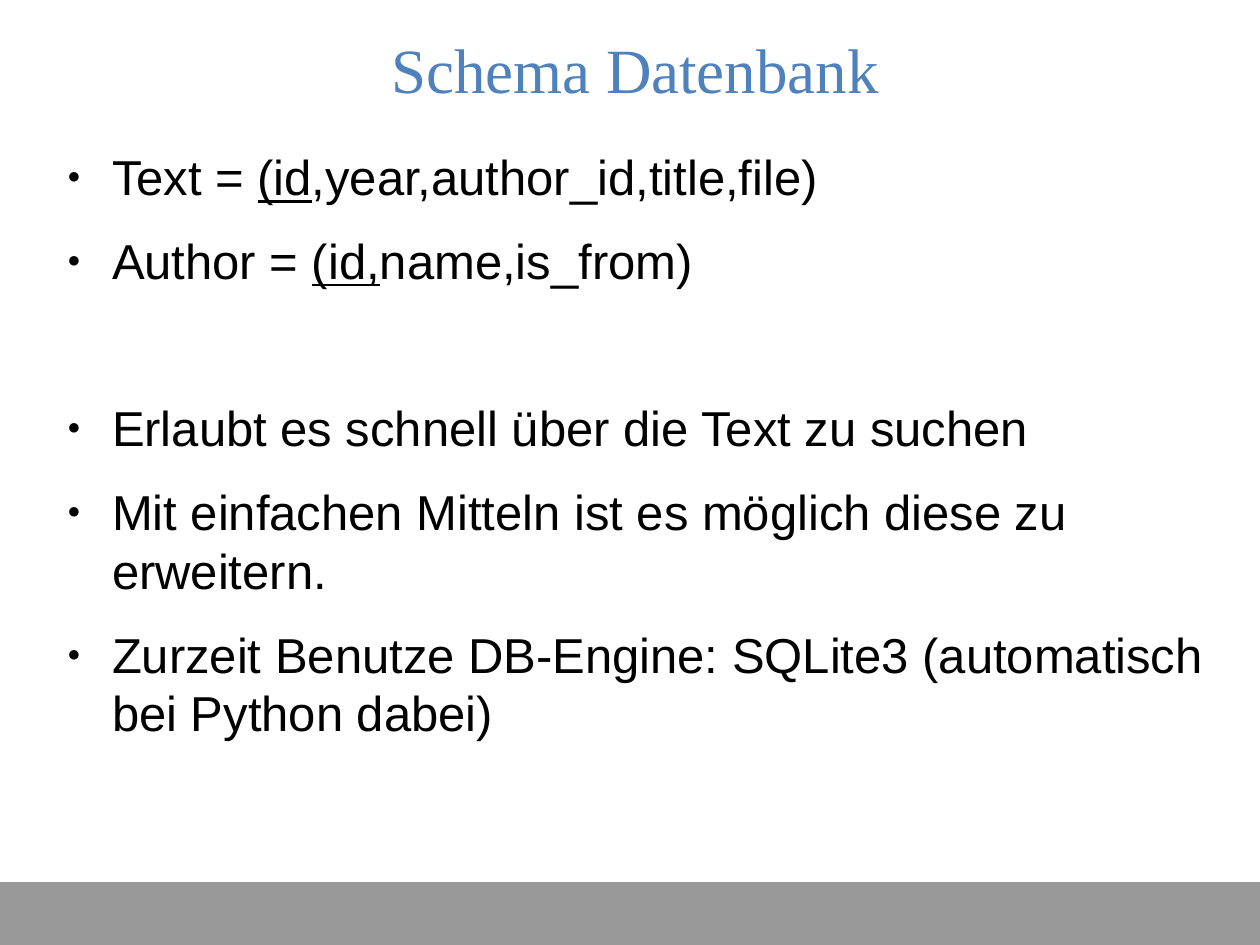
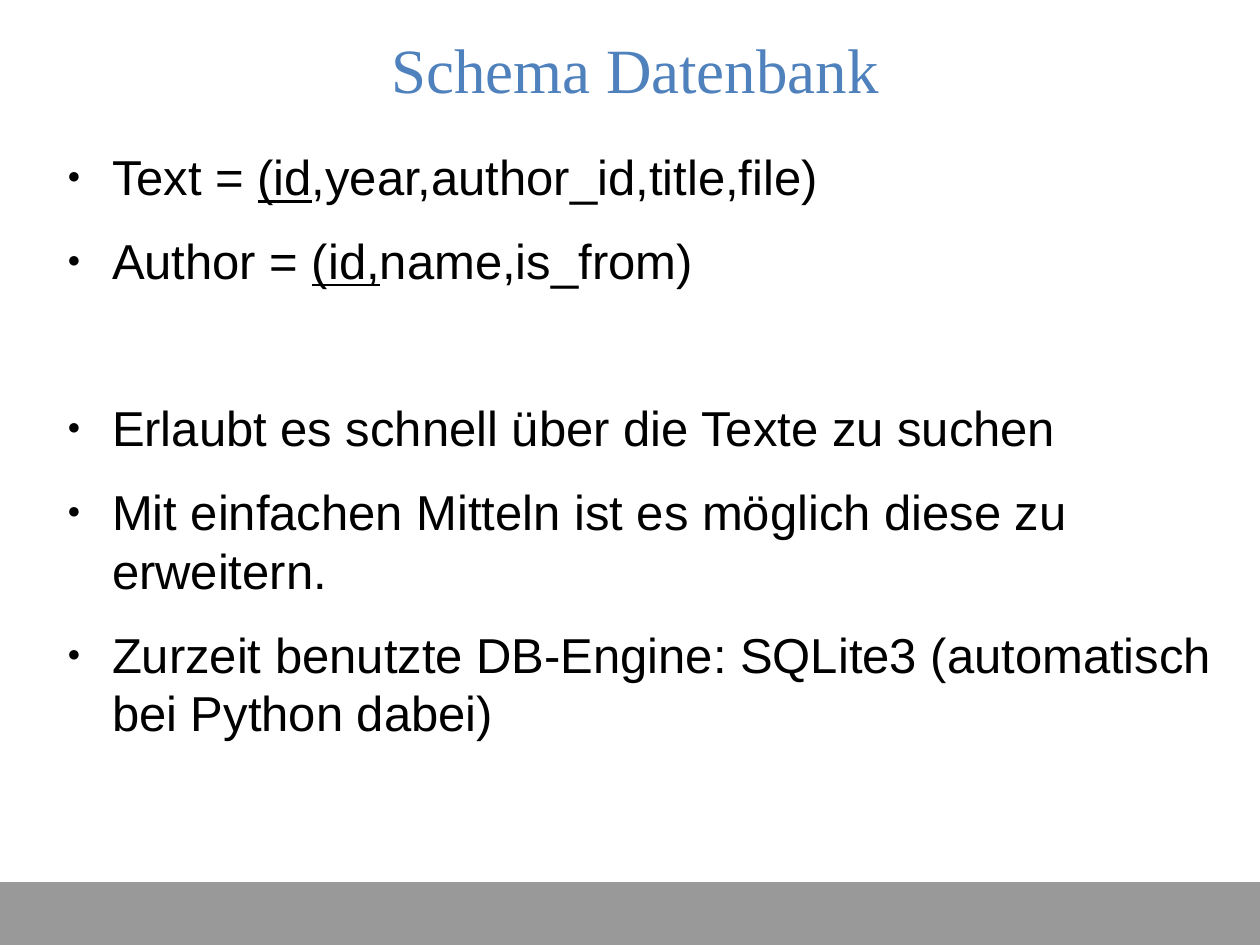
Before and after one commit to DHLeipzig-CurrentTopics-SS2014/shakespeare_project, a slide deck: slide 4 of presentation/thomas.odp. Drawn at 1260x945 pixels with LibreOffice and Linux fonts; fonts in the diff are those of the drawing. Boxes give left, top, right and bottom in pixels: in the first picture for what was removed or moved away, otherwise in the second. Text is boxed around its words. In the diff, an @@ line names an element or a change of style, - is before the commit and + after.

Commit message:
fixed some typos

```diff
--- a/presentation/thomas.odp
+++ b/presentation/thomas.odp
@@ text at box(112, 410, 1055, 447): text changed @@
-● Erlaubt es schnell über die Text zu suchen
+● Erlaubt es schnell über die Texte zu suchen
@@ text at box(112, 637, 1211, 741): text changed @@
-● Zurzeit Benutze DB-Engine: SQLite3 (automatisch bei Python dabei)
+● Zurzeit benutzte DB-Engine: SQLite3 (automatisch bei Python dabei)
```
Also in this commit, not shown: 3 other slides changed.
